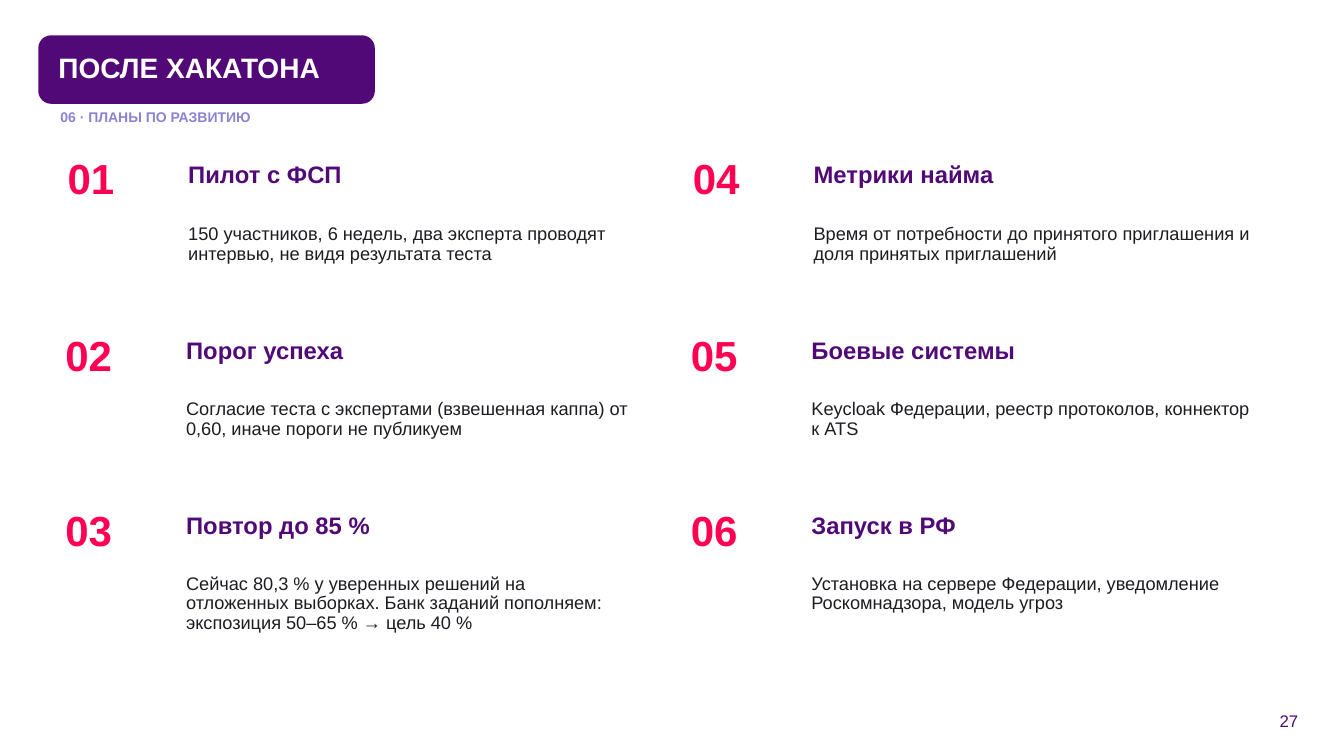
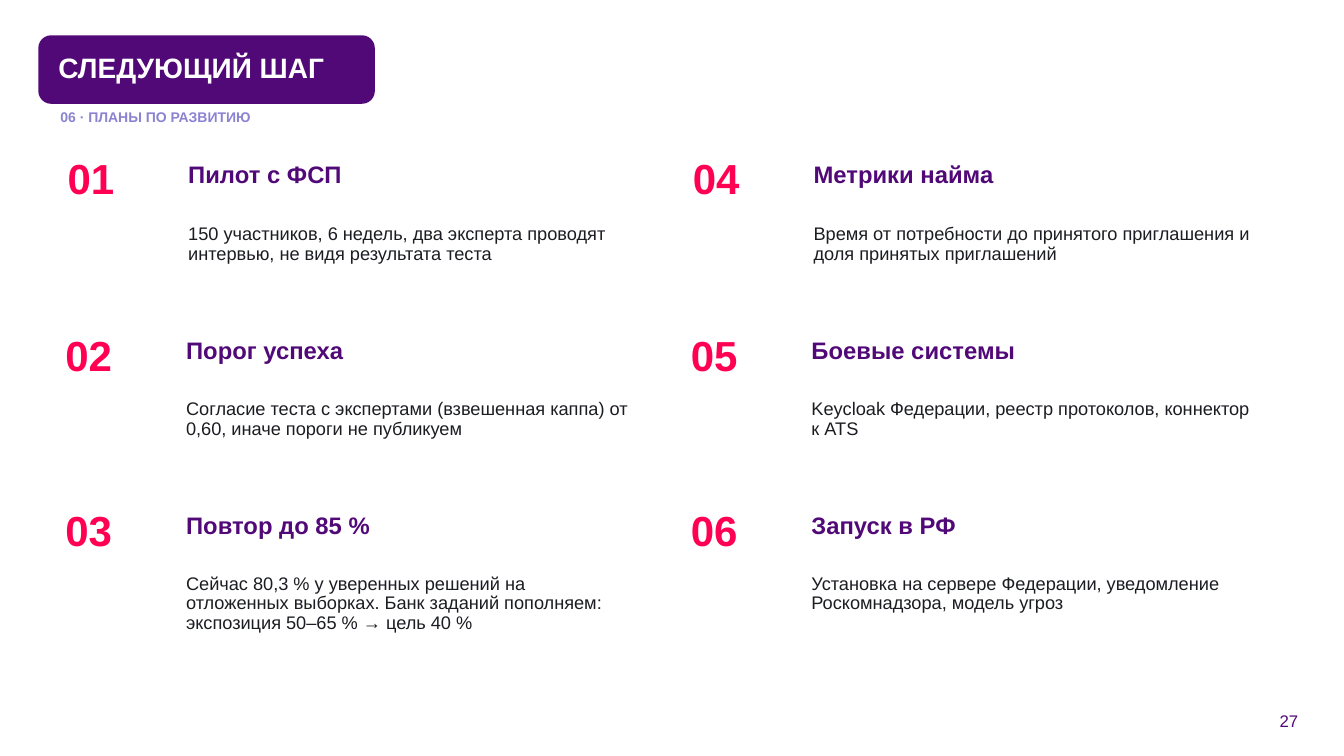
Before and after one commit to KonkovDV/fsp-talent, a slide deck: slide 27 of submission/03-presentation/FSP_Talent_presentation.pptx. Drawn at 1344x756 pixels with LibreOffice and Linux fonts; fonts in the diff are those of the drawing; background and template pictures are left out. Boxes give left, top, right and bottom in pixels: in the first picture for what was removed or moved away, otherwise in the second. Text is boxed around its words. In the diff, an @@ line names an element or a change of style, - is before the commit and + after.

```diff
--- a/submission/03-presentation/FSP_Talent_presentation.pptx
+++ b/submission/03-presentation/FSP_Talent_presentation.pptx
@@ title at [58,56,324,83]: text changed @@
-ПОСЛЕ ХАКАТОНА
+СЛЕДУЮЩИЙ ШАГ
```
Also in this commit, not shown: 4 other slides changed, 9 other files.
